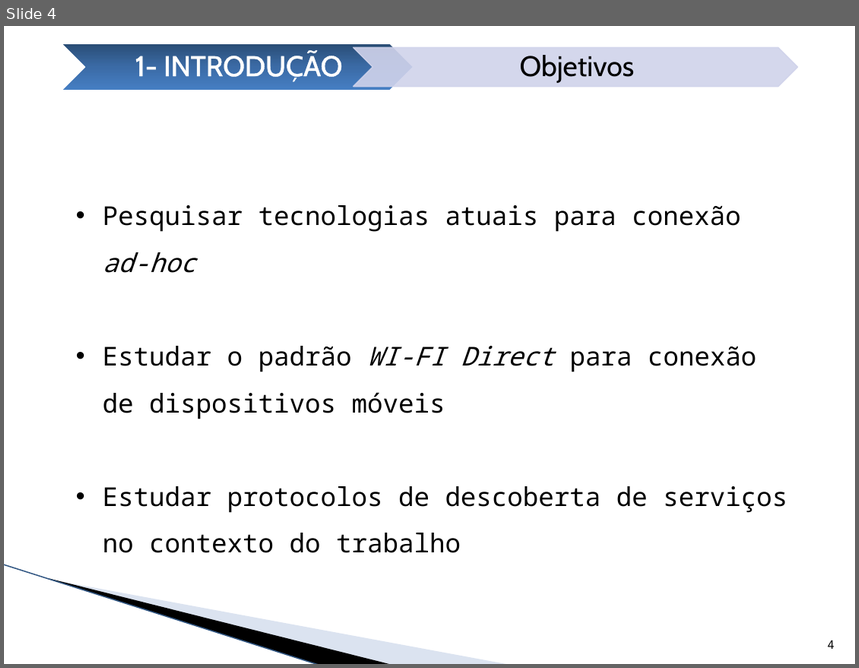
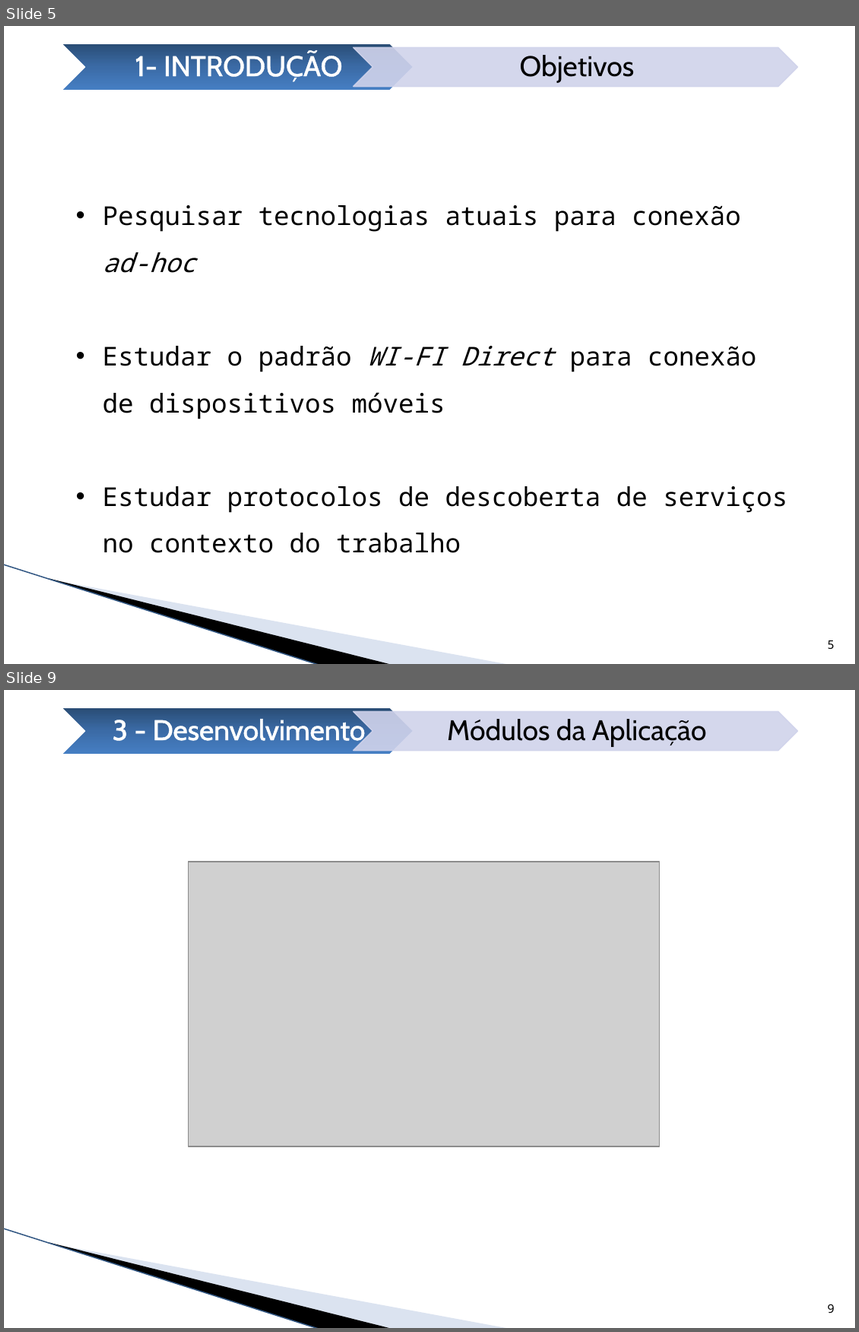
Before and after one commit to alvarollmenezes/servicediscoverypg, a slide deck: Apresentacao/PG.pptx. Shown one above the other, each under a label of ours: slide 4 before the commit, slides 5 and 9 after it; the slides between them are not shown. The pictures are 859x668 and 859x1332 pixels, drawn with LibreOffice and Linux fonts; fonts in the diff are those of the drawing; grey boxes stand for pictures; background and template pictures are left out. Boxes give left, top, right and bottom in pixels: in the first picture for what was removed or moved away, otherwise in the second. Text is boxed around its words. In the diff, an @@ line names an element or a change of style, - is before the commit and + after.

```diff
--- a/Apresentacao/PG.pptx
+++ b/Apresentacao/PG.pptx
@@ slide 9 added at (4,690,855,1328), background #FFFFFF; not listed: 3 template elements that a slide beside it also shows @@
@@ group added at (61,708,798,755): 2 chevrons, 2 texts @@
+3 - Desenvolvimento
+Módulos da Aplicação
@@ picture added at (189,862,659,1147) @@
@@ page number added at (828,1304,835,1313), 10 pt, text #000000 @@
+9
@@ what was slide 4 is now slide 5 @@
@@ page number at (828,641,835,649): text changed @@
-4
+5
```
Also in this commit, not shown: 3 slides changed, 9 other slides added, 3 other files.
